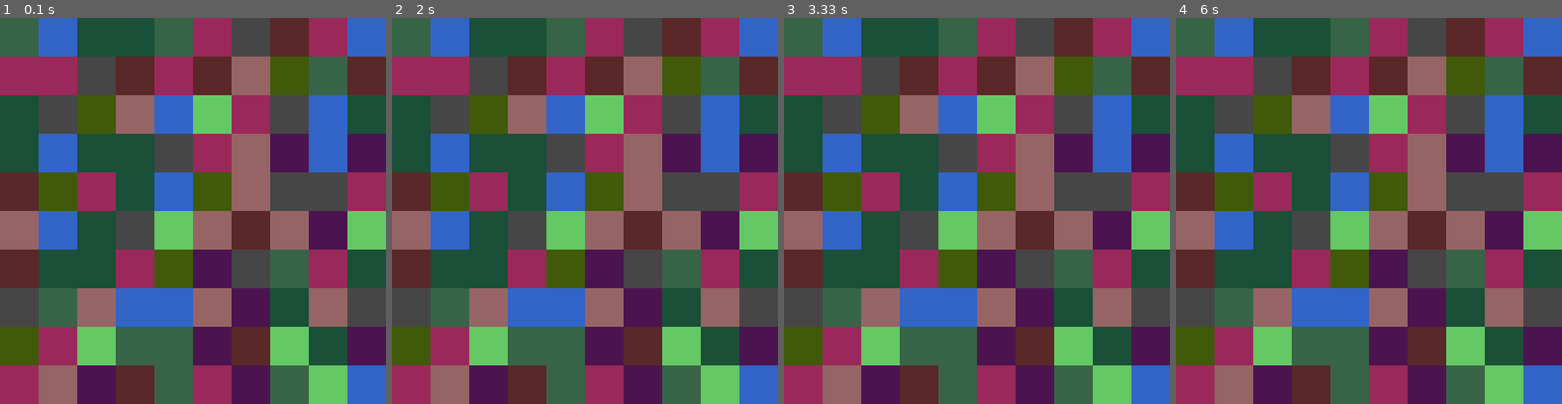
Above: before the commit, frames 1-4 (left to right).
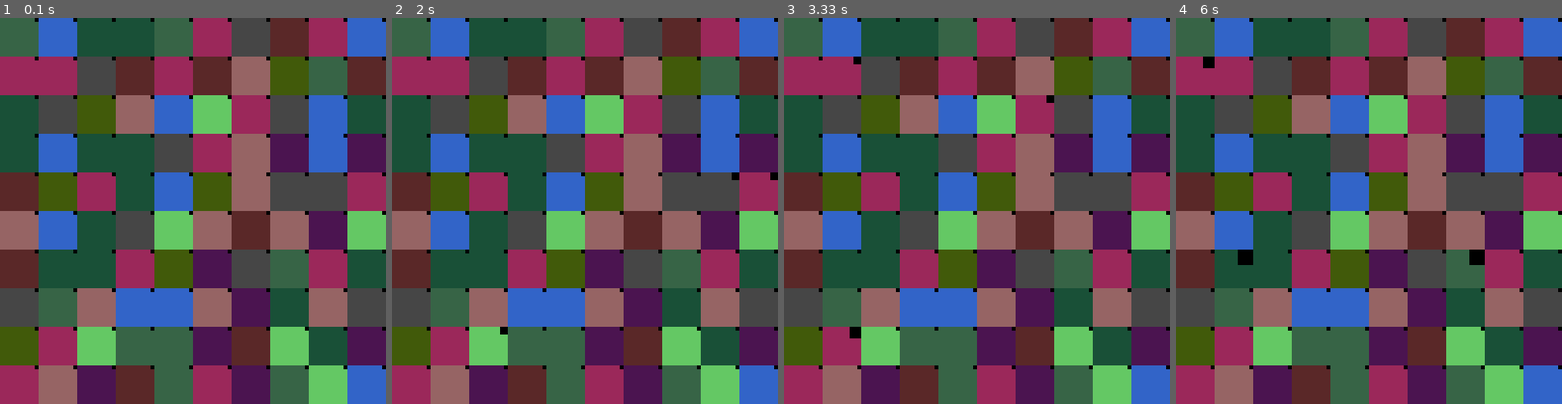
Above: after the commit, the same moments.

Repository: oferby/playground
Game: pygame game, started from RKHS/maze/simple/app.py
Same seed, same stepped clock (60 frames per second), same inputs: the game is played once before the commit and once after it.
Inputs:
- Up to frame 1 (0.1 s): no input
- Up to frame 2 (2 s): hold Right 0.33-0.8 s; hold Up 0.83-1.3 s; hold Right 1.33-1.93 s; hold Left from 1.97 s (still down)
- Up to frame 3 (3.33 s): release Left at 2.73 s; hold Down from 2.77 s (still down)
- Up to frame 4 (6 s): release Down at 3.65 s; hold Left 3.68-4.65 s; hold Up 4.68-5.7 s; hold Right from 5.73 s (still down)

The runs differ from the first frame. In frame 1, 1.0% of the frame differs, in the area x 9-100%, y 0-91%; in frame 2, 1.1%; in frame 3, 1.1%; in frame 4, 1.4%, in the area x 7-100%, y 0-91%.

Commit message:
change observation to be distribution

Diff:
--- a/RKHS/maze/simple/agents.py
+++ b/RKHS/maze/simple/agents.py
@@ -107,7 +107,9 @@
         self.prior = self.flatten(prior)
 
     def update_observation(self, obs):
-        pZ = self.get_obs_vector(int(obs))
+        # pZ = self.get_obs_vector(int(obs))
+        pZ = obs
+
         prior = self.flatten(pZ * self.Zm) * self.prior
         prior = self.normalize(prior)
         self.prior = prior
--- a/RKHS/maze/simple/world.py
+++ b/RKHS/maze/simple/world.py
@@ -54,7 +54,7 @@
         self.A = np.zeros((4, DIM * DIM))
 
         self.prior = np.ones(DIM * DIM) * (1 / (DIM * DIM))
-        self.show_prior = False
+        self.show_prior = True
 
         self.init_target_location()
         self.background = np.copy(self.get_surface())
@@ -148,7 +148,6 @@
 
         # print('Znorm: {}'.format(self.Z[0, 0:DIM]))
 
-
     @staticmethod
     def get_surface():
         return pygame.surfarray.pixels2d(screen)
@@ -211,10 +210,31 @@
             self.agent_location = new_position
 
         # obs, reward, done
-        obs = self.obstacles[self.agent_location[0], self.agent_location[1]]
+        # obs = self.obstacles[self.agent_location[0], self.agent_location[1]]
+        obs = self.get_obs_distribution()
         print(self.agent_location)
         return obs, 0, False
 
+    def get_obs_distribution(self):
+        obs = np.zeros(OBSERVATIONS)
+        obs[int(self.obstacles[self.agent_location[0], self.agent_location[1]])] = 1
+
+        if self.agent_location[0] > 0:
+            obs[int(self.obstacles[self.agent_location[0] - 1, self.agent_location[1]])] = 1
+        if self.agent_location[0] < DIM - 1:
+            obs[int(self.obstacles[self.agent_location[0] + 1, self.agent_location[1]])] = 1
+        if self.agent_location[1] > 0:
+            obs[int(self.obstacles[self.agent_location[0], self.agent_location[1] - 1])] = 1
+        if self.agent_location[1] < DIM - 1:
+            obs[int(self.obstacles[self.agent_location[0], self.agent_location[1] + 1])] = 1
+
+        # normalize
+        s = sum(obs)
+        for i in range(DIM):
+            obs[i] /= s
+
+        return obs
+
     def is_move_valid(self, position):
 
         if position[0] > DIM - 1 or position[0] < 0 or position[1] > DIM - 1 or position[1] < 0:
